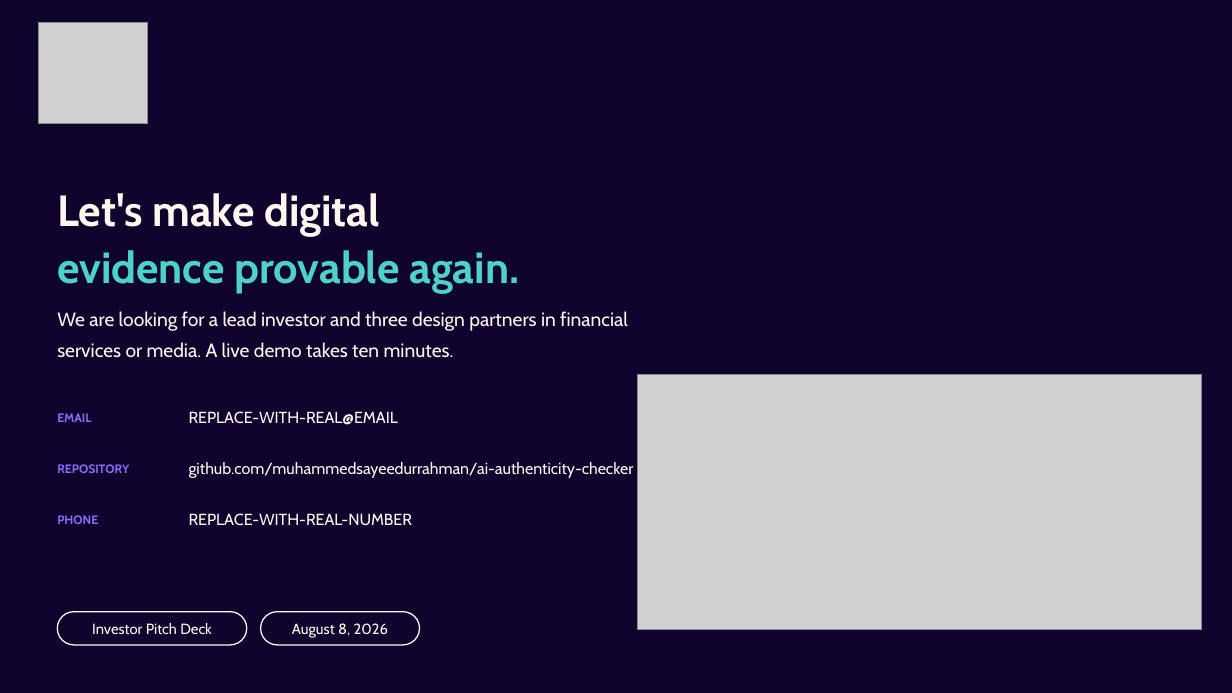
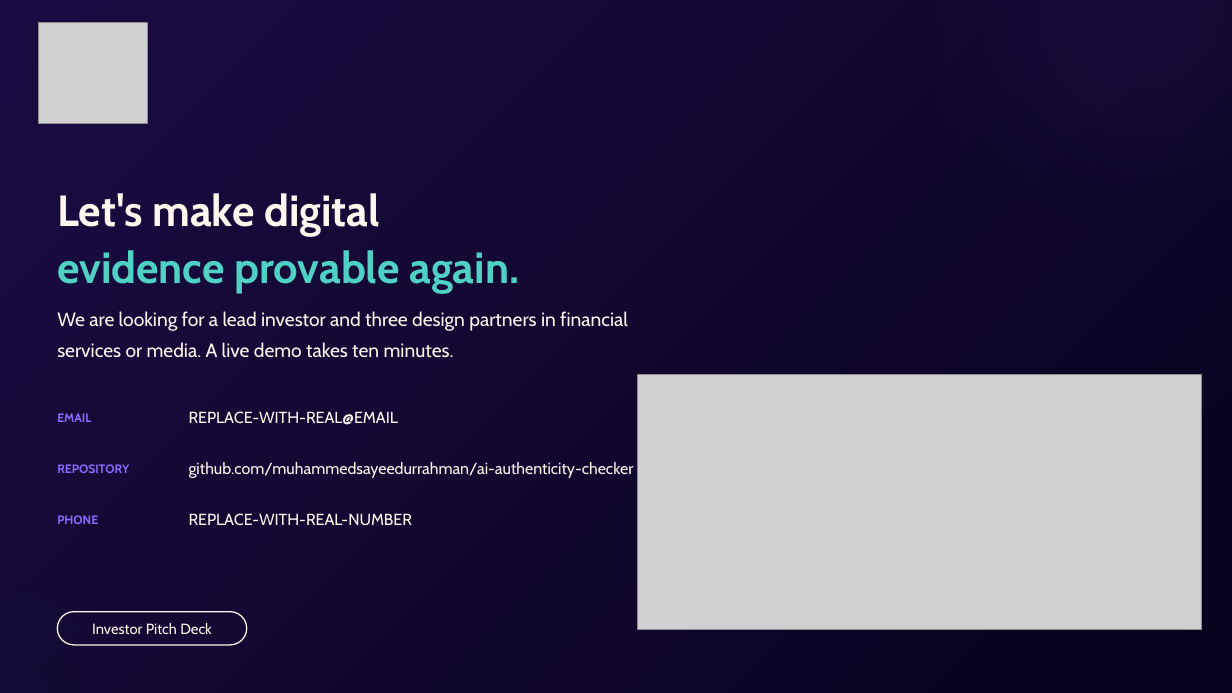
Before and after one commit to muhammedsayeedurrahman/ai-authenticity-checker, a slide deck: slide 14 of docs/pitch/ProofyX_Investor_Deck.pptx. Drawn at 1232x693 pixels with LibreOffice and Linux fonts; fonts in the diff are those of the drawing; grey boxes stand for pictures. Boxes give left, top, right and bottom in pixels: in the first picture for what was removed or moved away, otherwise in the second. Text is boxed around its words. In the diff, an @@ line names an element or a change of style, - is before the commit and + after.

```diff
--- a/docs/pitch/ProofyX_Investor_Deck.pptx
+++ b/docs/pitch/ProofyX_Investor_Deck.pptx
@@ rectangle at [0, 0, 1232, 693]: fill #0E042D to gradient #1A0C42 to #08021C @@
@@ ellipse added at [0, 388, 305, 693], fill #4FD1C5 at 7% opacity @@
@@ rounded rectangle removed at [261, 612, 420, 645] @@
-August 8, 2026
```
Also in this commit, not shown: 14 other slides changed, 9 other files.
